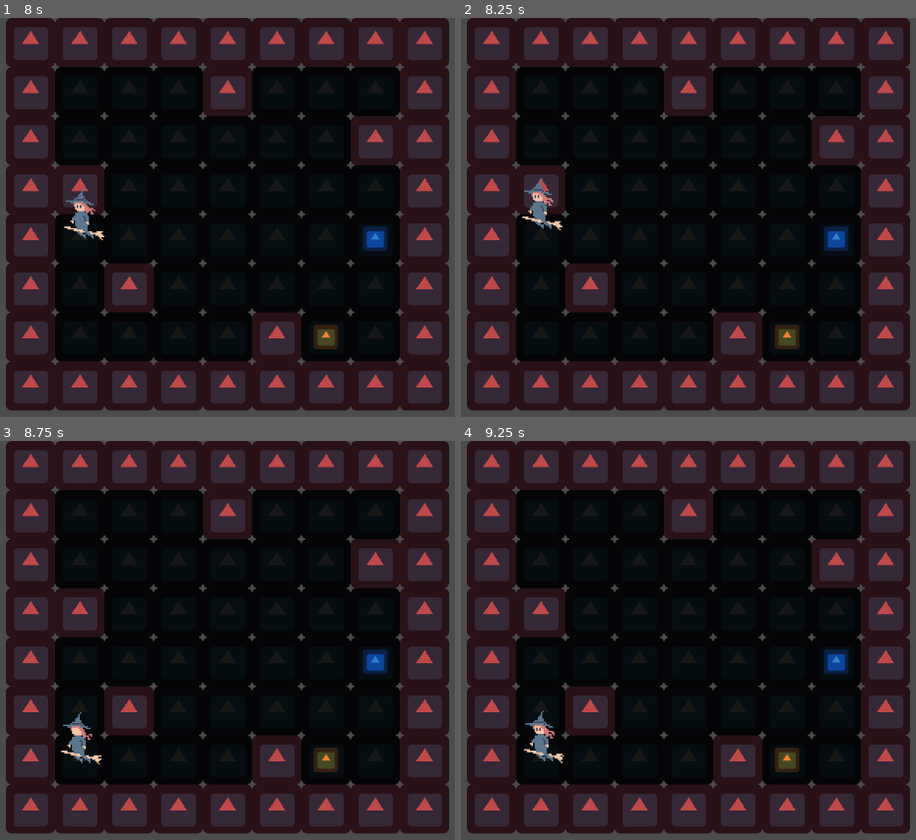
Above: before the commit, frames 1-4 (two rows, left to right).
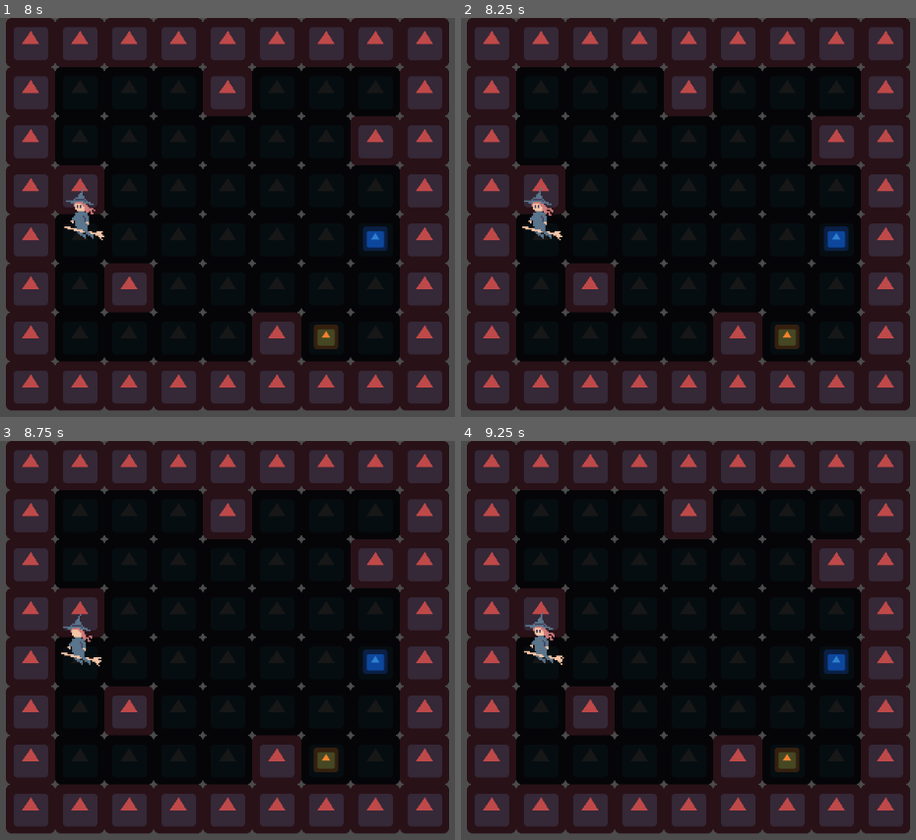
Above: after the commit, the same moments.

Repository: philoufc/gwj53
Game: Godot game, scene res://scenes/Level.tscn
Same seed, same stepped clock (60 frames per second), same inputs: the game is played once before the commit and once after it. The project has no main scene, so this scene is started directly. The engine's default icon, where the game draws it, is replaced by a stand-in: a white triangle on a blue panel in a dark square.
Inputs (mouse positions are in pixels of both pictures, inside the frame that each line leads up to):
- Up to frame 1 (8 s): tap Enter at 0.5, 3.5, 6.5 s; move the mouse to (outside the picture) at 0.52 s; hold Right (right) 0.53-1.25 s; click (outside the picture) at 0.67 s; drag from (191, 269) to (227, 385) at 1.27 s; tap Space at 2, 5 s; move the mouse to (427, 145) at 2.02 s; hold Right (right) 2.03-2.75 s; drag from (309, 341) to (113, 177) at 2.77 s; move the mouse to (outside the picture) at 3.52 s; hold Left (left) 3.53-4.25 s; drag from (113, 177) to (127, 337) at 4.27 s; move the mouse to (391, 249) at 5.02 s; hold Down (down) 5.03-5.75 s; click (391, 249) at 5.17 s; drag from (232, 133) to (31, 337) at 5.77 s; move the mouse to (outside the picture) at 6.52 s; hold Up (up) 6.53-7.25 s; drag from (191, 269) to (31, 237) at 7.27 s
- Up to frame 2 (8.25 s): tap Space at 8 s; move the mouse to (888, 145) at 8.02 s; hold Down (down) from 8.03 s (still down)
- Up to frame 3 (8.75 s): keep holding Down (down)
- Up to frame 4 (9.25 s): release Down (down) at 8.75 s; drag from (770, 764) to (542, 808) at 8.77 s

Frame 1 is identical in both runs. In frame 2, 0.6% of the frame differs, in the area x 13-23%, y 40-56%; in frame 3, 0.8%, in the area x 13-23%, y 43-82%; in frame 4, 0.8%.

Commit message:
Clean up player code slightly

Diff:
--- a/scenes/Player.gd
+++ b/scenes/Player.gd
@@ -10,6 +10,18 @@
 	}
 var is_moving = false
 var elements_carried = []
+
+onready var sprite : AnimatedSprite = $AnimatedSprite
+onready var area_up : Area2D = $Area_up
+onready var area_down : Area2D = $Area_down
+onready var area_left : Area2D = $Area_left
+onready var area_right : Area2D = $Area_right
+onready var raycast_up : RayCast2D = $RayCast_up
+onready var raycast_down : RayCast2D = $RayCast_down
+onready var raycast_left : RayCast2D = $RayCast_left
+onready var raycast_right : RayCast2D = $RayCast_right
+onready var elements : Node2D = $Elements
+onready var tween : Tween = $Tween
 
 func _ready() -> void:
 	self.position = get_pos_from_tile(get_tile_from_pos(self.position))
@@ -29,26 +41,26 @@
 			elif event.is_action_pressed("right"):
 				if free_spaces["right"] > 0:
 					move("right")
-				$AnimatedSprite.flip_h = false
+				sprite.flip_h = false
 			elif event.is_action_pressed("left"):
 				if free_spaces["left"] > 0:
 					move("left")
-				$AnimatedSprite.flip_h = true
+				sprite.flip_h = true
 
 func update_free_spaces():
-	$RayCast_up.cast_to = Vector2(0, -2000)
-	$RayCast_down.cast_to = Vector2(0, 2000)
-	$RayCast_right.cast_to = Vector2(2000, 0)
-	$RayCast_left.cast_to = Vector2(-2000, 0)
+	raycast_up.cast_to = Vector2(0, -2000)
+	raycast_down.cast_to = Vector2(0, 2000)
+	raycast_right.cast_to = Vector2(2000, 0)
+	raycast_down.cast_to = Vector2(-2000, 0)
 	for i in free_spaces: free_spaces[i] = 0
-	if $RayCast_up.is_colliding():
-		free_spaces["up"] = int(abs($RayCast_up.get_collision_point().y - self.position.y) / Global.TILE_SIZE)
-	if $RayCast_down.is_colliding():
-		free_spaces["down"] = int(abs($RayCast_down.get_collision_point().y - self.position.y) / Global.TILE_SIZE)
-	if $RayCast_right.is_colliding():
-		free_spaces["right"] = int(abs($RayCast_right.get_collision_point().x - self.position.x) / Global.TILE_SIZE)
-	if $RayCast_left.is_colliding():
-		free_spaces["left"] = int(abs($RayCast_left.get_collision_point().x - self.position.x) / Global.TILE_SIZE)
+	if raycast_up.is_colliding():
+		free_spaces["up"] = int(abs(raycast_up.get_collision_point().y - self.position.y) / Global.TILE_SIZE)
+	if raycast_down.is_colliding():
+		free_spaces["down"] = int(abs(raycast_down.get_collision_point().y - self.position.y) / Global.TILE_SIZE)
+	if raycast_right.is_colliding():
+		free_spaces["right"] = int(abs(raycast_right.get_collision_point().x - self.position.x) / Global.TILE_SIZE)
+	if raycast_left.is_colliding():
+		free_spaces["left"] = int(abs(raycast_left.get_collision_point().x - self.position.x) / Global.TILE_SIZE)
 
 func move(direction):
 	is_moving = true
@@ -62,7 +74,7 @@
 			tile_movement = Vector2.RIGHT
 		"left":
 			tile_movement = Vector2.LEFT
-	$Tween.interpolate_property(
+	tween.interpolate_property(
 		self,
 		"position",
 		self.position,
@@ -70,33 +82,30 @@
 		0.5,
 		Tween.TRANS_BACK,
 		Tween.EASE_IN)
-	$Tween.start()
-	yield($Tween, "tween_completed")
+	tween.start()
+	yield(tween, "tween_completed")
 	is_moving = false
 	yield(get_tree().create_timer(0.1), "timeout")
 	check_around_and_attach()
 
 func check_around_and_attach():
-	if $Area_up.get_overlapping_bodies():
-		if $Area_up.get_overlapping_bodies()[0].is_in_group("elements"):
-			var element = $Area_up.get_overlapping_bodies()[0]
+	if area_up.get_overlapping_bodies():
+		if area_up.get_overlapping_bodies()[0].is_in_group("elements"):
+			var element = area_up.get_overlapping_bodies()[0]
 			print("it's elemental, dear watson!", element)
 			element.get_parent().remove_child(element)
-			$Elements.add_child(element)
+			elements.add_child(element)
 			element.position = $Elements/Position2D_up.position
-	if $Area_down.get_overlapping_bodies():
-		if $Area_down.get_overlapping_bodies()[0].is_in_group("elements"):
-			var element = $Area_down.get_overlapping_bodies()[0]
+	if area_down.get_overlapping_bodies():
+		if area_down.get_overlapping_bodies()[0].is_in_group("elements"):
+			var element = area_down.get_overlapping_bodies()[0]
 			print("it's elem!", element)
-	if $Area_right.get_overlapping_bodies():
-		if $Area_right.get_overlapping_bodies()[0].is_in_group("elements"):
+	if area_right.get_overlapping_bodies():
+		if area_right.get_overlapping_bodies()[0].is_in_group("elements"):
 			print("it's elemental, dear watson!")
-	if $Area_left.get_overlapping_bodies():
-		if $Area_left.get_overlapping_bodies()[0].is_in_group("elements"):
+	if area_left.get_overlapping_bodies():
+		if area_left.get_overlapping_bodies()[0].is_in_group("elements"):
 			print("it's elemental, dear watson!")
-
-
-
 
 func get_tile_from_pos(position):
 	return get_tree().root.get_node("Level").return_tile(position)
